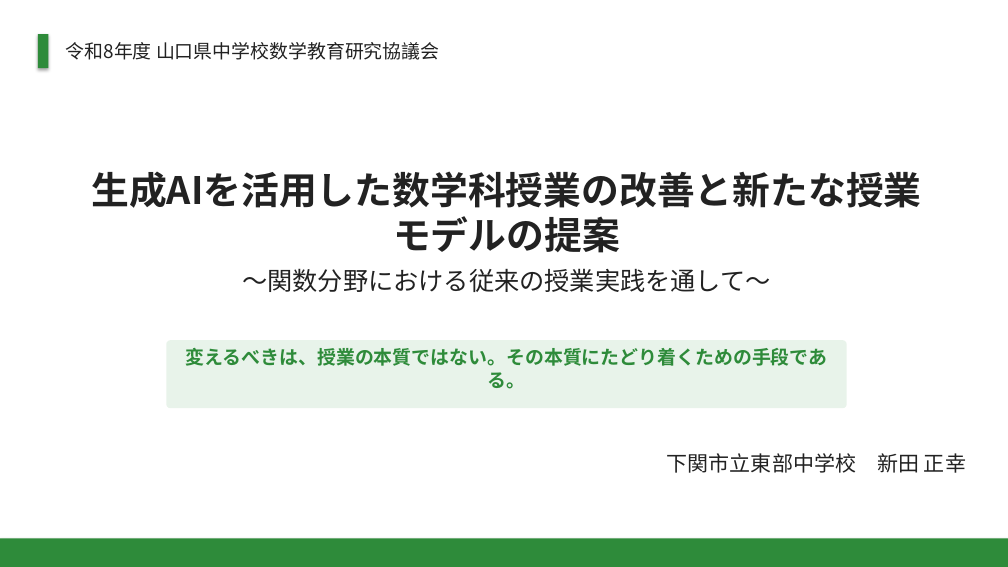
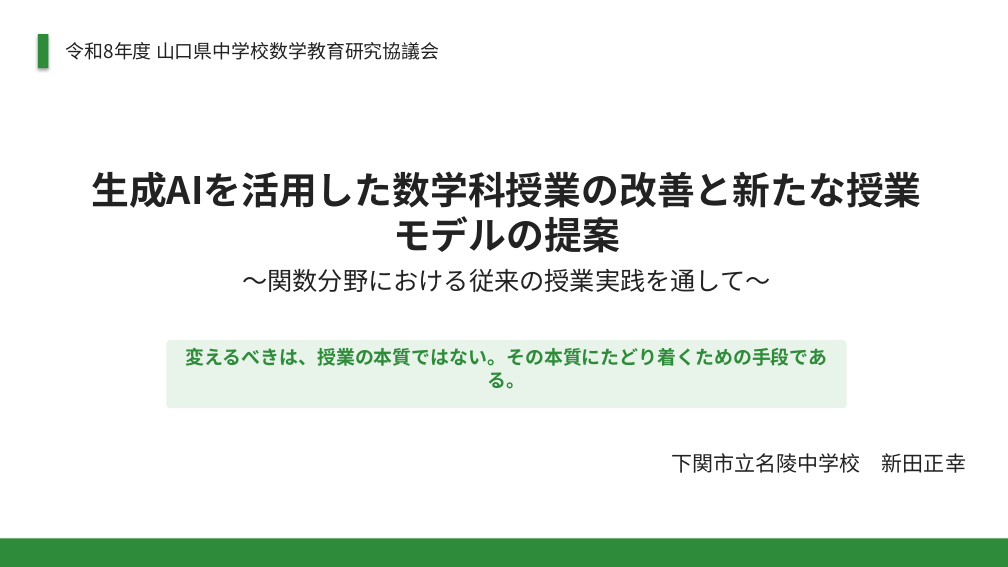
Before and after one commit to margiela14th-sudo/my-ai-project, a slide deck: slide 1 of 07_完成資料/県大会発表_生成AI授業再構築.pptx. Drawn at 1008x567 pixels with LibreOffice and Linux fonts; fonts in the diff are those of the drawing. Boxes give left, top, right and bottom in pixels: in the first picture for what was removed or moved away, otherwise in the second. Text is boxed around its words. In the diff, an @@ line names an element or a change of style, - is before the commit and + after.

```diff
--- a/07_完成資料/県大会発表_生成AI授業再構築.pptx
+++ b/07_完成資料/県大会発表_生成AI授業再構築.pptx
@@ text at (672,453,966,473): text changed @@
-下関市立東部中学校 新田 正幸
+下関市立名陵中学校 新田正幸
```
Also in this commit, not shown: 5 other files.
